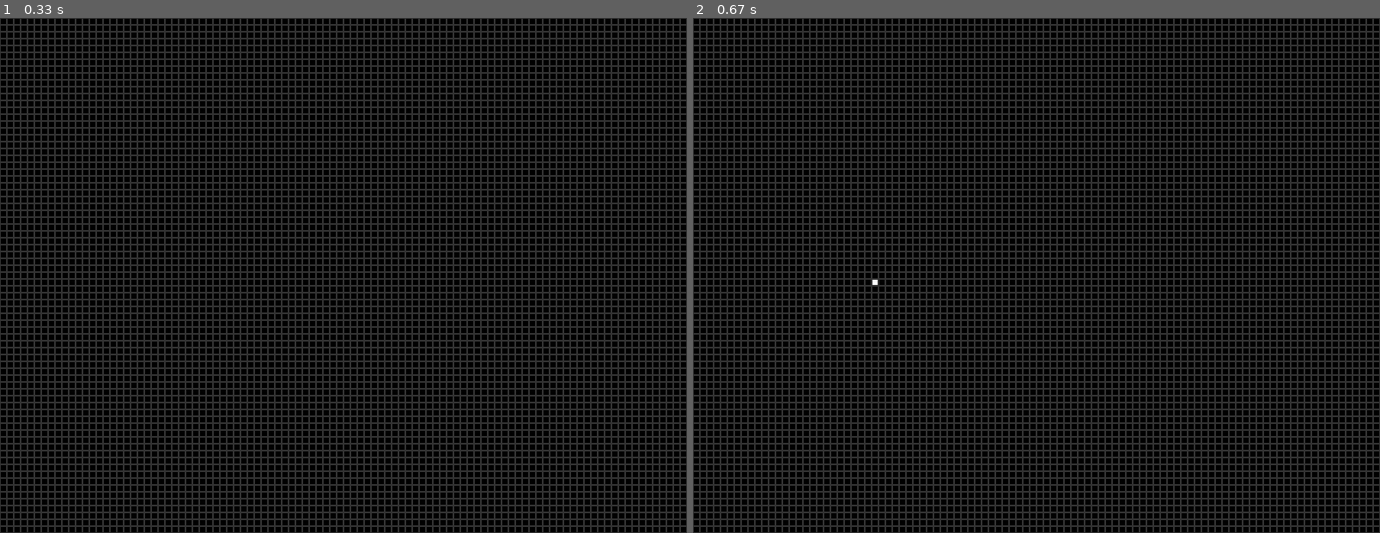
Above: before the commit, frames 1-2 (left to right).
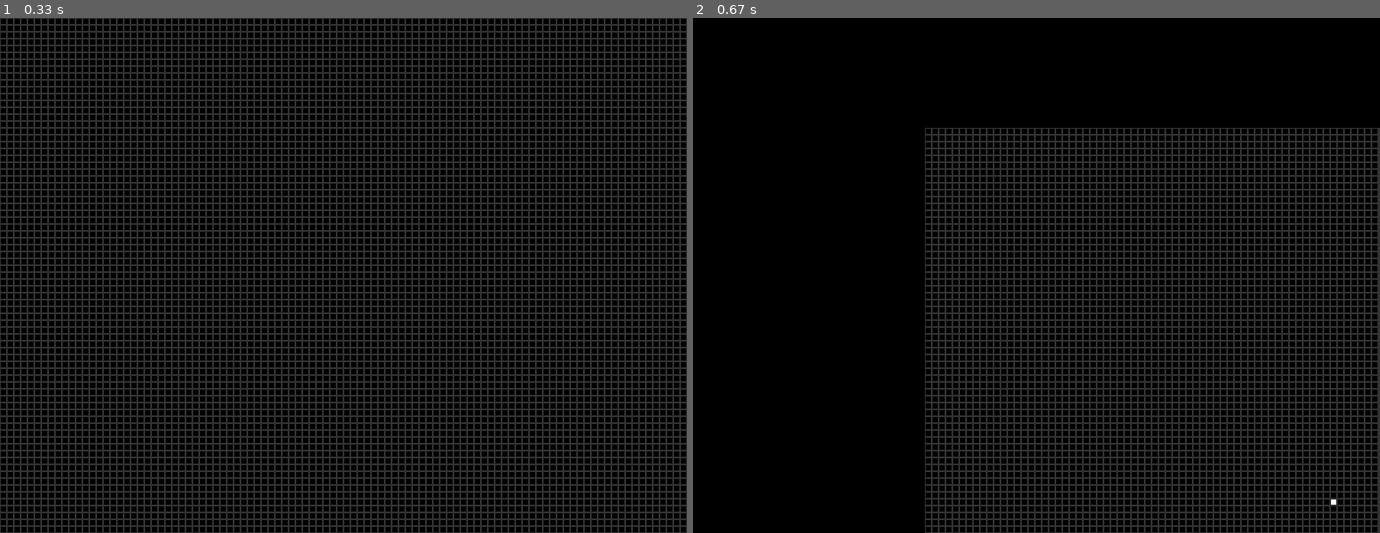
Above: after the commit, the same moments.

Repository: nicovgross/game-of-life
Game: pygame game, started from game-of-life.py
Same seed, same stepped clock (60 frames per second), same inputs: the game is played once before the commit and once after it.
Inputs (mouse positions are in pixels of both pictures, inside the frame that each line leads up to):
- Up to frame 1 (0.33 s): no input
- Up to frame 2 (0.67 s): press the mouse at (871, 280) at 0.37 s; move the mouse to (988, 337) at 0.47 s; release the mouse at (1105, 388) at 0.6 s

Frame 1 is identical in both runs. In frame 2, 40% of the frame differs, in the area x 0-100%, y 0-100%.

Commit message:
added dragging grid

Diff:
--- a/game-of-life.py
+++ b/game-of-life.py
@@ -51,14 +51,40 @@
 
     return new_board
 
-def handle_events(board, running, CELL_SIZE):
+def handle_events(board, running, CELL_SIZE, offset):
+
     for event in pygame.event.get():
         if event.type == pygame.QUIT:
             pygame.quit()
             sys.exit()
 
         if event.type == pygame.MOUSEBUTTONDOWN and not running:
+
             if event.button == 1: #left click to activate cell
+                left_click = pygame.mouse.get_pressed()[0]
+                initial_position = pygame.mouse.get_pos()
+                while left_click:
+                    for event in pygame.event.get():
+                        if event.type == pygame.QUIT:
+                            pygame.quit()
+                            sys.exit()
+                    left_click = pygame.mouse.get_pressed()[0]
+
+                current_mouse_pos = pygame.mouse.get_pos()
+                dx = current_mouse_pos[0] - initial_position[0]
+                dy = current_mouse_pos[1] - initial_position[1]
+                offset[0] = dx
+                offset[1] = dy
+
+
+                '''if offset == [0, 0]:
+                    offset = [0, 0]
+                    continue
+
+                print(initial_position, current_mouse_pos)
+                print(dx, dy)
+                print(offset)'''
+
                 x, y = pygame.mouse.get_pos()
                 cell_x, cell_y = x // CELL_SIZE, y // CELL_SIZE
                 board[cell_y, cell_x] = 1 - board[cell_y, cell_x]
@@ -69,6 +95,14 @@
             if event.button == 5 and CELL_SIZE >= 4: #scroll down to zoom out
                     CELL_SIZE //= 1.25
 
+        '''if event.type == pygame.MOUSEMOTION and dragging:
+            current_mouse_pos = pygame.mouse.get_pos()
+            dx = current_mouse_pos[0] - last_mouse_pos[0]
+            dy = current_mouse_pos[1] - last_mouse_pos[1]
+            offset[0] += dx
+            offset[1] += dy
+            last_mouse_pos = current_mouse_pos'''
+
         if event.type == pygame.KEYDOWN:
             if event.key == pygame.K_SPACE:
                 running = not running
@@ -78,13 +112,13 @@
             if event.key == pygame.K_f:
                 pygame.display.toggle_fullscreen()
 
-    return board, running, int(CELL_SIZE)
+    return board, running, int(CELL_SIZE), offset
 
-def draw_grid(board, screen, CELL_SIZE):
+def draw_grid(board, screen, CELL_SIZE, offset):
     screen.fill(BLACK)
     for i in range(GRID_SIZE):
         for j in range(GRID_SIZE):
-            rect = pygame.Rect(j * CELL_SIZE, i * CELL_SIZE, CELL_SIZE, CELL_SIZE)
+            rect = pygame.Rect(j * CELL_SIZE + offset[0], i * CELL_SIZE + offset[1], CELL_SIZE, CELL_SIZE)
             color = WHITE if board[i, j] == 1 else BLACK
             pygame.draw.rect(screen, color, rect)
             pygame.draw.rect(screen, GRAY, rect, 1)
@@ -97,15 +131,18 @@
 
     board = initialize_board(GRID_SIZE)
     running = False
+    offset = [0, 0]
     while True:
-        board, running, CELL_SIZE = handle_events(board, running, CELL_SIZE)
+        board, running, CELL_SIZE, offset = handle_events(board, running, CELL_SIZE, offset)
+        #print(offset)
 
         if running:
             board = update_board(board)
 
-        draw_grid(board, screen, CELL_SIZE)
+        draw_grid(board, screen, CELL_SIZE, offset)
 
         pygame.display.flip()
         clock.tick(FPS)
 
-game_of_life()
+if __name__ == "__main__":
+    game_of_life()
--- a/test.py
+++ b/test.py
@@ -1,4 +1,4 @@
-import pygame
+'''import pygame
 import numpy as np
 import sys
 
@@ -30,20 +30,269 @@
                 pygame.quit()
                 sys.exit()
 
-        print(pygame.mouse.get_pressed())
+        # Check if the left mouse button is pressed
+        left_mouse_button_pressed = pygame.mouse.get_pressed()[0]
+
+        # Continue checking while the left mouse button is pressed
+        while left_mouse_button_pressed:
+            for event in pygame.event.get():
+                if event.type == pygame.QUIT:
+                    pygame.quit()
+                    sys.exit()
+            left_mouse_button_pressed = pygame.mouse.get_pressed()[0]
+            print(left_mouse_button_pressed)
+            left_mouse_button_pressed = pygame.mouse.get_pressed()[0]
+            print(left_mouse_button_pressed)
+
+        print(left_mouse_button_pressed)
+
+        left_mouse_button_pressed = pygame.mouse.get_pressed()[0]
+        while left_mouse_button_pressed:
+            for event in pygame.event.get():
+                if event.type == pygame.QUIT:
+                    pygame.quit()
+                    sys.exit()
+            left_mouse_button_pressed = pygame.mouse.get_pressed()[0]
+            print(left_mouse_button_pressed)
+        print(left_mouse_button_pressed)
 
         pygame.display.flip()
         clock.tick(FPS)
 
-#main()
-
-FODASE = 300
-
-def maconha():
-    global FODASE
-    FODASE = 400
-    print(FODASE)
-
-maconha()
-
-print(FODASE)
+main()
+
+import numpy as np
+import sys
+import pygame
+
+WIDTH, HEIGHT = 800, 600
+GRID_SIZE = 100
+CELL_SIZE = WIDTH // GRID_SIZE
+FPS = 10
+
+BLACK = (0, 0, 0)
+WHITE = (255, 255, 255)
+GRAY = (50, 50, 50)
+
+def initialize_board(n):
+    board = np.zeros((n, n), dtype=int)
+    return board
+
+def check_neighbors(board, cell):
+    """
+    Check the number of live neighbors around a given cell.
+
+    Parameters:
+    board (numpy.ndarray): The game board.
+    cell (tuple): The coordinates of the cell to check.
+
+    Returns:
+    int: The number of live neighbors.
+    """
+    live_neighbors = 0
+    i = cell[0]
+    j = cell[1]
+
+    neighbors = [(i-1, j-1), (i-1, j), (i-1, j+1), (i, j+1), (i+1, j+1), (i+1, j), (i+1, j-1), (i, j-1)]
+def update_board(prev_board):
+    """
+    Update the game board to the next state based on the rules of Conway's Game of Life.
+
+    Parameters:
+    prev_board (numpy.ndarray): The current state of the game board.
+
+    Returns:
+    numpy.ndarray: The next state of the game board.
+    """
+    board_size = board.shape[0]
+    for neighbor in neighbors:
+        if neighbor[0] < 0 or neighbor[0] >= board_size or neighbor[1] < 0 or neighbor[1] >= board_size:
+            continue
+        if board[neighbor] == 1:
+            live_neighbors += 1
+
+    return live_neighbors
+
+def update_board(prev_board):
+    n = prev_board.shape[0]
+    new_board = initialize_board(n)
+
+    for i in range(n):
+        for j in range(n):
+            alive = prev_board[cell] == 1
+            alive = 1 if prev_board[cell] == 1 else 0
+
+            live_neighbors = check_neighbors(prev_board, cell)
+
+def handle_events(board, running, CELL_SIZE, offset, panning, pan_start, screen):''''''
+    """
+    Handle all the events in the game, such as mouse clicks, key presses, and window resizing.
+
+    Parameters:
+    board (numpy.ndarray): The game board.
+    running (bool): The state of the game (running or paused).
+    CELL_SIZE (int): The size of each cell in pixels.
+    offset (list): The offset for panning the view.
+    panning (bool): Whether the view is currently being panned.
+    pan_start (tuple): The starting position of the panning.
+    screen (pygame.Surface): The game screen.
+
+    Returns:
+    tuple: Updated values for board, running, CELL_SIZE, offset, panning, and pan_start.
+    """
+ '''               '''new_board[cell] = 1
+            elif alive and live_neighbors not in [2, 3]:
+                new_board[cell] = 0
+            elif not alive and live_neighbors == 3:
+                new_board[cell] = 1
+
+    return new_board
+
+def handle_events(board, running, CELL_SIZE, offset, panning, pan_start, screen):
+    global panning, pan_start
+    for event in pygame.event.get():
+        if event.type == pygame.QUIT:
+            pygame.quit()
+            sys.exit()
+
+        if event.type == pygame.MOUSEBUTTONDOWN:
+            if event.button == 1: # left click to activate cell or start panning
+                x, y = pygame.mouse.get_pos()
+                cell_x, cell_y = (x - offset[0]) // CELL_SIZE, (y - offset[1]) // CELL_SIZE
+                if not running:
+                    board[cell_y, cell_x] = 1 - board[cell_y, cell_x]
+                else:
+                    panning = True
+                    pan_start = (x, y)
+
+        if event.type == pygame.MOUSEBUTTONUP:
+            if event.button == 1: # stop panning
+                panning = False
+
+        if event.type == pygame.MOUSEMOTION:
+            if panning:
+                x, y = pygame.mouse.get_pos()
+                offset[0] += x - pan_start[0]
+                offset[1] += y - pan_start[1]
+                pan_start = (x, y)
+            if panning:
+                x, y = pygame.mouse.get_pos()
+                offset[0] += x - pan_start[0]
+                offset[1] += y - pan_start[1]
+                pan_start = (x, y)
+
+        if event.type == pygame.MOUSEBUTTONDOWN:
+            if event.button == 4 and CELL_SIZE <= 60: # scroll up to zoom in
+                CELL_SIZE = int(CELL_SIZE * 1.25)
+            if event.button == 5 and CELL_SIZE >= 4: # scroll down to zoom out
+                CELL_SIZE = int(CELL_SIZE / 1.25)
+
+        if event.type == pygame.KEYDOWN:
+            if event.key == pygame.K_SPACE:
+                running = not running
+            if event.key == pygame.K_r:
+                board = initialize_board(GRID_SIZE)
+def draw_grid(board, screen, CELL_SIZE, offset):
+
+    Draw the game grid on the screen.
+
+    Parameters:
+    board (numpy.ndarray): The game board.
+    screen (pygame.Surface): The screen to draw on.
+    CELL_SIZE (int): The size of each cell in pixels.
+    offset (list): The offset for panning the view.
+
+            if event.key == pygame.K_f:
+                pygame.display.toggle_fullscreen()
+        global WIDTH, HEIGHT
+        if event.type == pygame.VIDEORESIZE:
+            WIDTH, HEIGHT = event.w, event.h
+            screen = pygame.display.set_mode((WIDTH, HEIGHT), pygame.RESIZABLE)
+            CELL_SIZE = min(WIDTH, HEIGHT) // GRID_SIZE
+        if event.type == pygame.VIDEORESIZE:
+            WIDTH, HEIGHT = event.w, event.h
+            screen = pygame.display.set_mode((WIDTH, HEIGHT), pygame.RESIZABLE)
+def game_of_life(CELL_SIZE=CELL_SIZE):
+
+    Run the Game of Life simulation.
+
+    Parameters:
+    CELL_SIZE (int): The size of each cell in pixels.
+
+
+    return board, running, int(CELL_SIZE), offset, panning, pan_start
+
+def draw_grid(board, screen, CELL_SIZE, offset):
+    screen.fill(BLACK)
+        for j in range(GRID_SIZE):  # This line is not needed and can be removed
+            pass
+def game_of_life(CELL_SIZE=8):
+def game_of_life(CELL_SIZE=CELL_SIZE):
+    global panning, pan_start
+            color = WHITE if board[i, j] == 1 else BLACK
+            pygame.draw.rect(screen, color, rect)
+            pygame.draw.rect(screen, GRAY, rect, 1)
+
+def game_of_life(CELL_SIZE=CELL_SIZE):
+    pygame.init()
+    screen = pygame.display.set_mode((WIDTH, HEIGHT), pygame.RESIZABLE)
+    pygame.display.set_caption("Game of Life")
+    clock = pygame.time.Clock()
+
+    board = initialize_board(GRID_SIZE)
+    running = False
+    offset = [0, 0]
+    panning = False
+    pan_start = (0, 0)
+        board, running, CELL_SIZE, offset, panning, pan_start = handle_events(board, running, CELL_SIZE, offset, panning, pan_start, screen)
+    while True:
+        board, running, CELL_SIZE, offset, panning, pan_start = handle_events(board, running, CELL_SIZE, offset, panning, pan_start)
+
+        if running:
+            board = update_board(board)
+
+        draw_grid(board, screen, CELL_SIZE, offset)
+
+        pygame.display.flip()
+        clock.tick(FPS)
+
+game_of_life()'''
+
+import pygame
+import numpy as np
+import sys
+
+WIDTH, HEIGHT = 800, 600
+GRID_SIZE = 100
+CELL_SIZE = WIDTH // GRID_SIZE
+FPS = 10
+BLACK = (0, 0, 0)
+WHITE = (255, 255, 255)
+GRAY = (50, 50, 50)
+
+
+# Função principal
+def game_of_life():
+    pygame.init()
+    screen = pygame.display.set_mode((WIDTH, HEIGHT), pygame.RESIZABLE)
+    pygame.display.set_caption("Game of Life - Zoom e Arrastar")
+
+    clock = pygame.time.Clock()
+
+    screen.fill(BLACK)
+
+    left_click = pygame.mouse.get_pressed()[0]
+    while True:
+        for event in pygame.event.get():
+            if event.type == pygame.QUIT:
+                pygame.quit()
+                sys.exit()
+        left_click = pygame.mouse.get_pressed()[0]
+        print(left_click)
+
+    pygame.display.flip()
+    clock.tick(FPS)
+
+# Executar o jogo
+if __name__ == "__main__":
+    game_of_life()
